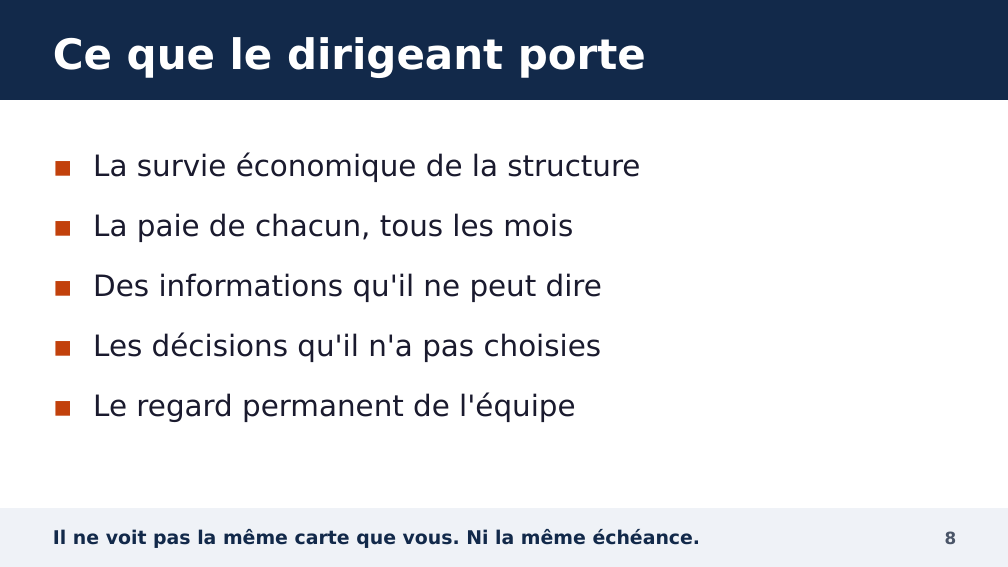
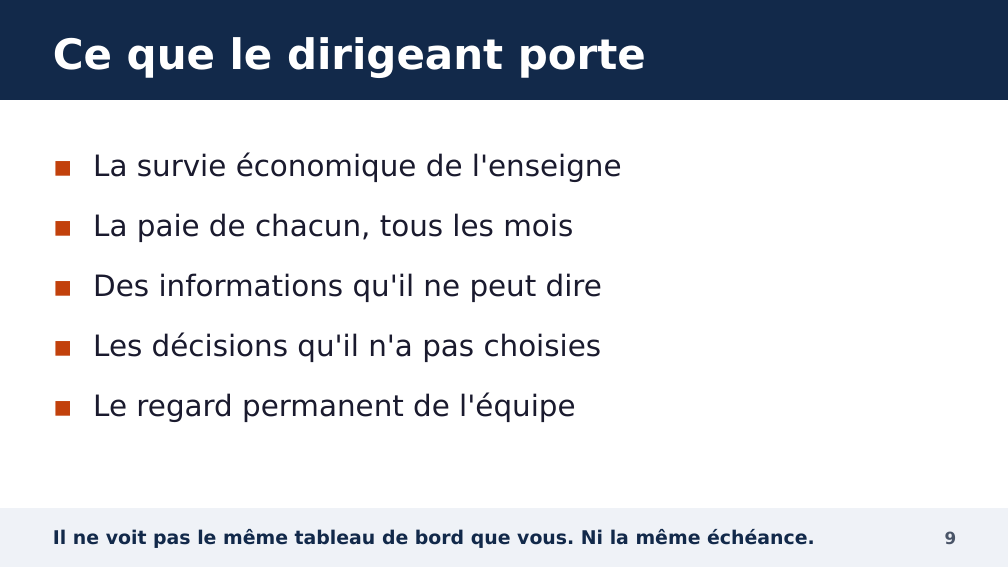
Before and after one commit to YebaYorel/Training, a slide deck: slide 9 of formation_GEM_manager_IA/01_diaporama/Diaporama_Manager_et_IA_GEM.pptx (slide 8 before the commit). Drawn at 1008x567 pixels with LibreOffice and Linux fonts; fonts in the diff are those of the drawing. Boxes give left, top, right and bottom in pixels: in the first picture for what was removed or moved away, otherwise in the second. Text is boxed around its words. In the diff, an @@ line names an element or a change of style, - is before the commit and + after.

```diff
--- a/formation_GEM_manager_IA/01_diaporama/Diaporama_Manager_et_IA_GEM.pptx
+++ b/formation_GEM_manager_IA/01_diaporama/Diaporama_Manager_et_IA_GEM.pptx
@@ text at [93, 153, 622, 182]: text changed @@
-▪ La survie économique de la structure
+▪ La survie économique de l'enseigne
@@ text at [53, 529, 815, 548]: text changed @@
-Il ne voit pas la même carte que vous. Ni la même échéance.
+Il ne voit pas le même tableau de bord que vous. Ni la même échéance.
@@ text at [945, 531, 957, 544]: text changed @@
-8
+9
```
Also in this commit, not shown: 67 other slides changed, 5 slides added, 1 slide removed, 31 other files.
